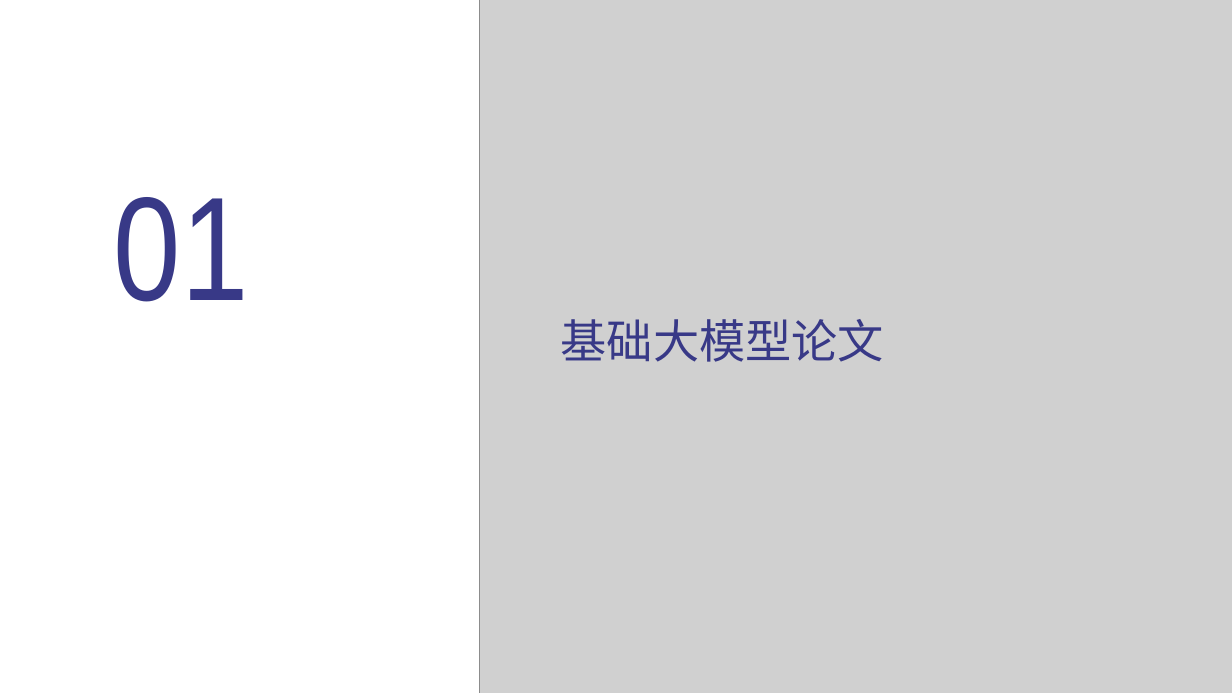
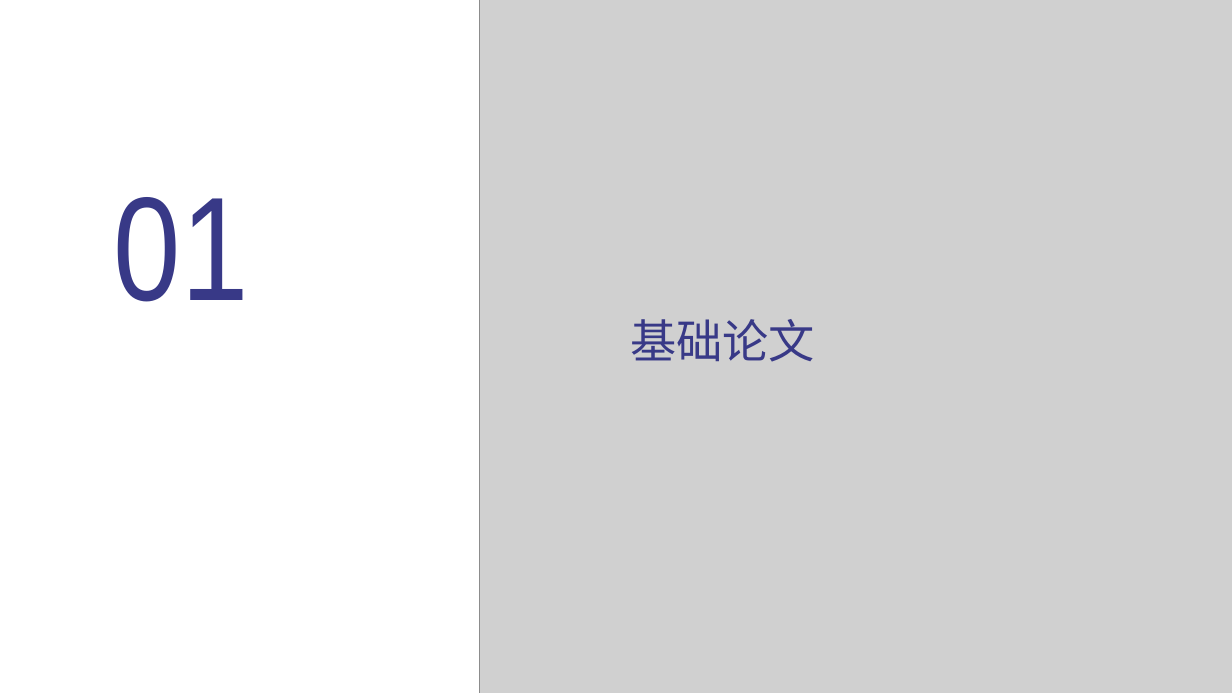
Before and after one commit to tj-messi/cv-computer-visual-tj, a slide deck: slide 3 of 0.组会记录/2024-11-14/report-2024-11-14.pptx. Drawn at 1232x693 pixels with LibreOffice and Linux fonts; fonts in the diff are those of the drawing; grey boxes stand for pictures. Boxes give left, top, right and bottom in pixels: in the first picture for what was removed or moved away, otherwise in the second. Text is boxed around its words. In the diff, an @@ line names an element or a change of style, - is before the commit and + after.

```diff
--- a/0.组会记录/2024-11-14/report-2024-11-14.pptx
+++ b/0.组会记录/2024-11-14/report-2024-11-14.pptx
@@ text at (630, 319, 815, 362): text changed @@
-基础大模型论文
+基础论文
```
Also in this commit, not shown: 4 other slides changed, 7 slides added, 10 slides removed, 4 other files.
